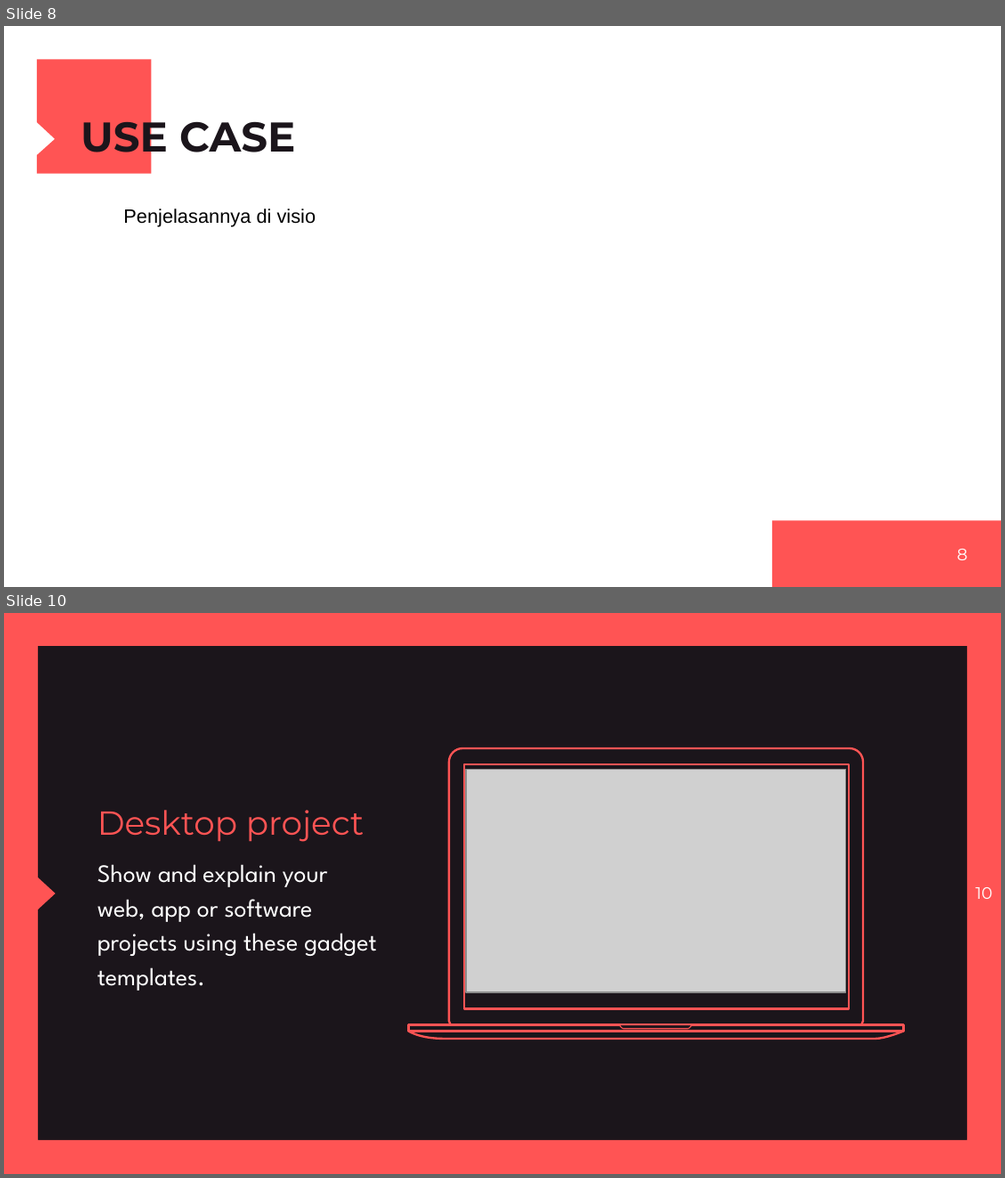
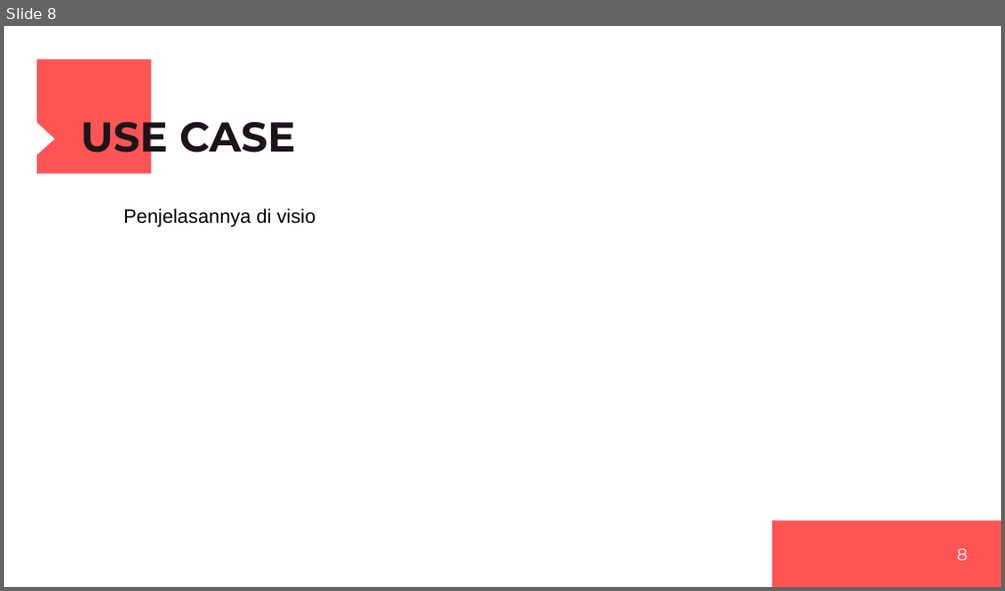
Before and after one commit to K4-Dev-UBD/k4-stokku, a slide deck: k4-stokku.pptx. Shown one above the other, each under a label of ours: slides 8 and 10 before the commit, slide 8 after it; the slides between them are not shown. The pictures are 1005x1178 and 1005x591 pixels, drawn with LibreOffice and Linux fonts; fonts in the diff are those of the drawing; grey boxes stand for pictures. Boxes give left, top, right and bottom in pixels: in the first picture for what was removed or moved away, otherwise in the second. Text is boxed around its words. In the diff, an @@ line names an element or a change of style, - is before the commit and + after.

```diff
--- a/k4-stokku.pptx
+++ b/k4-stokku.pptx
@@ slide 10 removed at bbox=[4, 613, 1001, 1174], background #1B151B @@
@@ frame removed at bbox=[4, 613, 1001, 1173] @@
@@ picture removed at bbox=[466, 770, 845, 993] @@
@@ text removed at bbox=[97, 810, 376, 990] @@
-Desktop project
-Show and explain your web, app or software projects using these gadget templates.
@@ triangle removed at bbox=[36, 876, 55, 911] @@
@@ page number removed at bbox=[975, 887, 992, 899] @@
-10
@@ group removed at bbox=[409, 748, 904, 1038]: 4 freeform shapes @@
```
Also in this commit, not shown: 1 slide changed.
